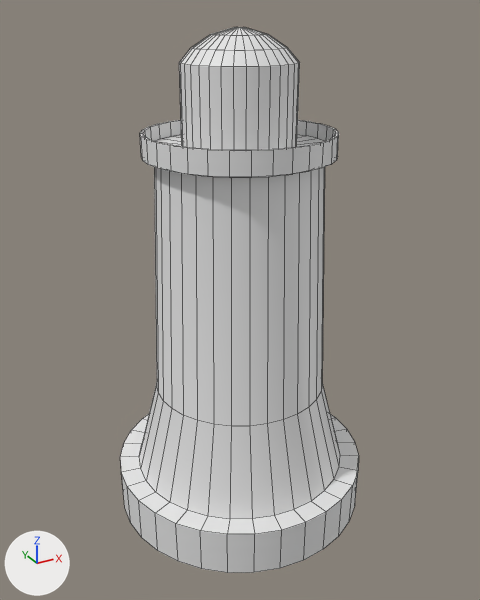
One commit to the Blender file Blend files/Environment/Green Hill Zone/Lighthouse.blend: the scene before it, then after it.
Both versions are drawn from a 50 mm lens placed at (-79.5, -144.9, 57.7), pointed at (-0.5, -1.1, -14.2). Every picture has the same lights, and +X, +Y and +Z are marked at lower left. Mesh edges are drawn as thin lines.

Objects in the first picture: 'Lighthouse'.
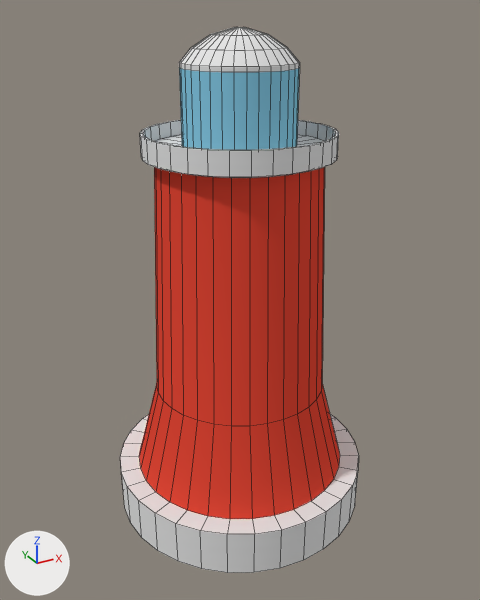
The change, as JSON lines over the scene's bpy script:
```json
{"op": "add", "block": "mat_colors", "code": ["mat_colors = diffuse_material('Colors')", "mat_colors.base_color = (0.8, 0.0651, 0.0375)  # red #e74836"]}
{"op": "add", "block": "mat_glass", "code": ["mat_glass = diffuse_material('Glass')", "mat_glass.base_color = (0.241, 0.606, 0.8)  # cyan #87cce7"]}
{"op": "add", "block": "mat_gray", "code": ["mat_gray = diffuse_material('Gray')", "mat_gray.base_color = (0.8, 0.8, 0.8)  # white #e7e7e7"]}
{"block": "me_cylinder", "where": "# used by ob_lighthouse; location = (0.0, 0.0, 0.0)"}
{"op": "remove", "block": "me_cylinder", "code": "me_cylinder.from_pydata(...)  # 448 vertices, 417 faces; spans x -35.4..35.4, y -35.4..35.4, z -76.5..53.6"}
{"op": "add", "block": "me_cylinder", "code": "me_cylinder.from_pydata(...)  # 512 vertices, 483 faces; spans x -35.4..35.4, y -35.4..35.4, z -76.5..53.6"}
{"block": "me_cylinder", "change": "me_cylinder part 1"}
{"block": "me_cylinder", "change": "32 faces are deleted"}
{"block": "me_cylinder", "change": "32 new vertices lie (0.0, 0.0, -1.1) away from vertices in x -14.1..14.1, y -14.1..14.1, z 46.1"}
{"block": "me_cylinder", "change": "32 new vertices lie (0.0, 0.0, 0.9) away from vertices in x -14.1..14.1, y -14.1..14.1, z 26.1"}
{"block": "me_cylinder", "change": "64 new faces join them, mat_gray (white #e7e7e7), smooth"}
{"block": "me_cylinder", "change": "2 new faces join them, mat_gray (white #e7e7e7)"}
{"block": "me_cylinder", "change": "32 new faces join them, mat_glass (cyan #87cce7), smooth"}
{"block": "me_cylinder", "change": "me_cylinder part 2: 64 faces spanning x -29.9..29.9, y -29.9..29.9, z -63.6..23.6 switch from no material to mat_colors (red #e74836)"}
{"op": "add", "block": "me_cylinder", "code": "me_cylinder.materials.append(mat_gray)  # white #e7e7e7"}
{"op": "add", "block": "me_cylinder", "code": "me_cylinder.materials.append(mat_glass)  # cyan #87cce7"}
```

Location of each change, (x1, y1, x2, y2) in pixels of the pictures (480 x 600 px):
```json
{"part": 1, "of": "me_cylinder", "change": "built on", "before": [179, 63, 300, 150], "after": [179, 63, 300, 150]}
{"part": 2, "of": "me_cylinder", "change": "recoloured", "before": [139, 167, 340, 519], "after": [139, 167, 340, 519], "on screen": "white to red"}
```
